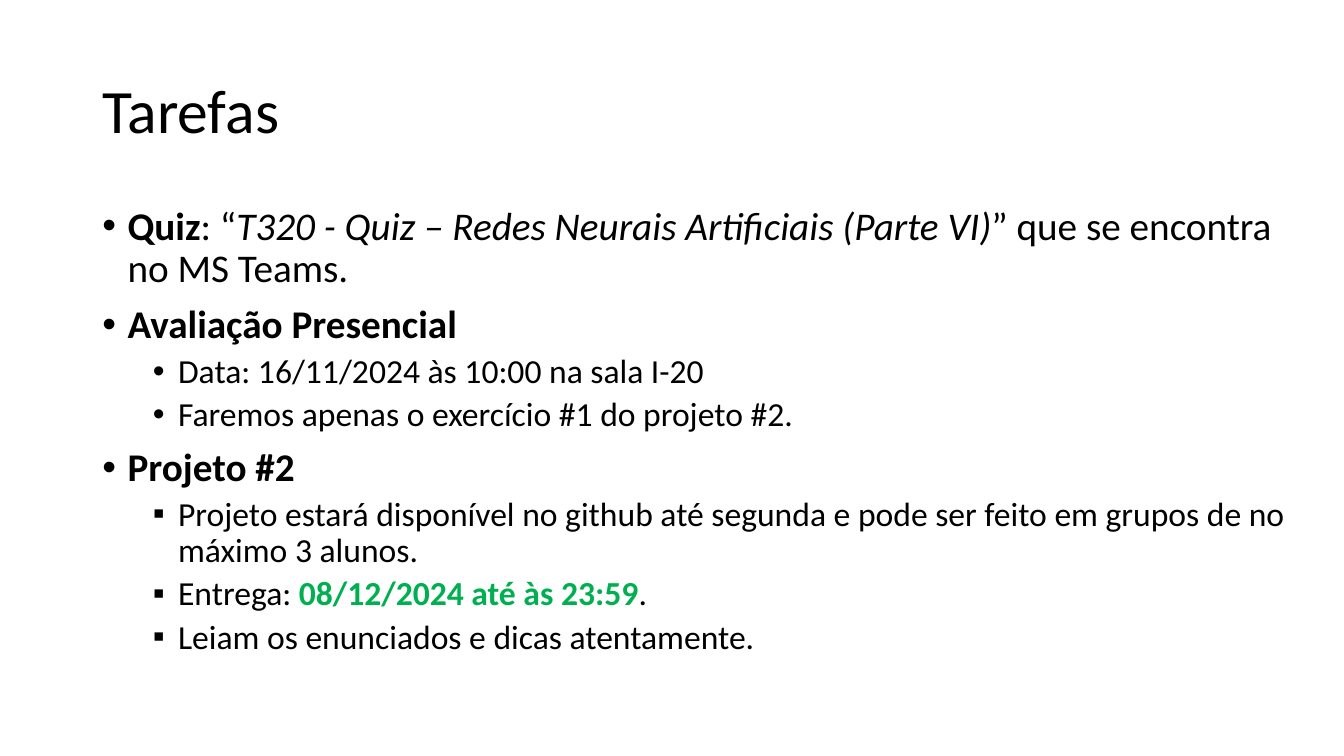
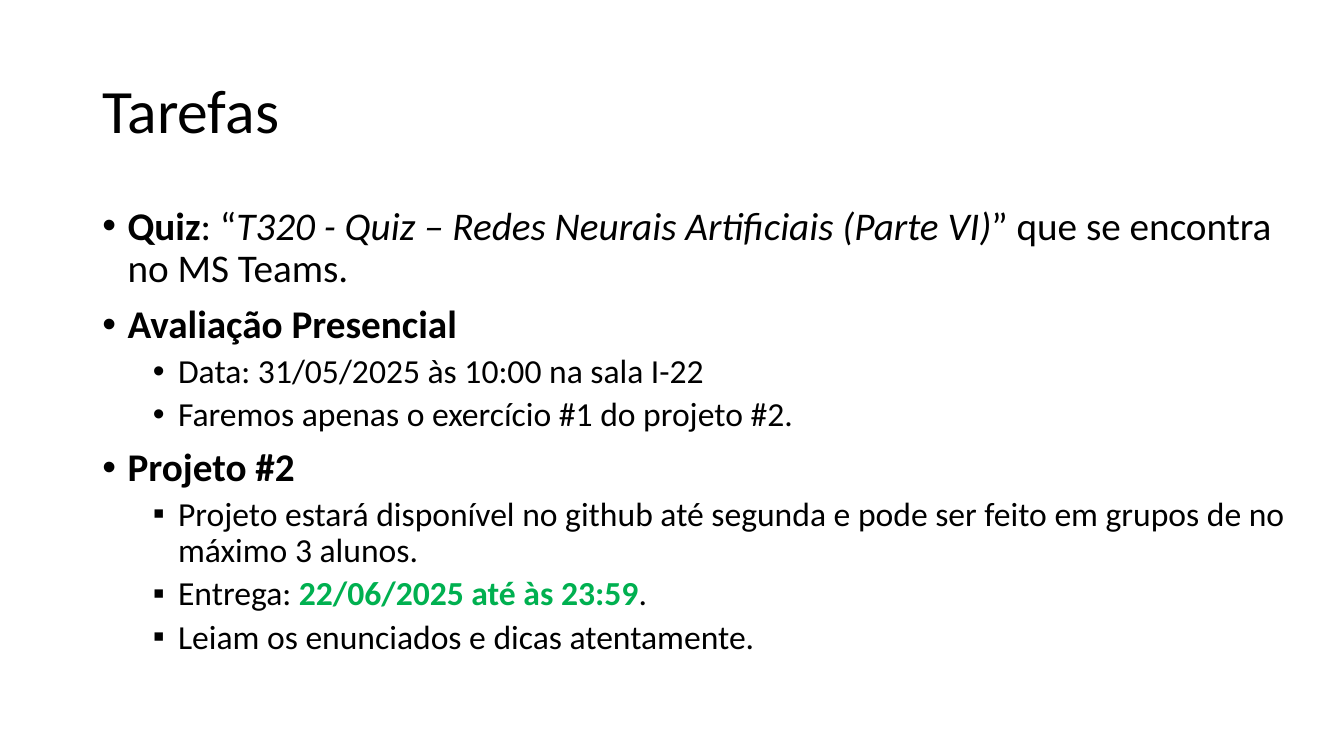
Before and after one commit to zz4fap/t320_aprendizado_de_maquina, a slide deck: slide 36 of slides/T320_Redes_Neurais_Artificiais (Parte III).pptx. Drawn at 1344x756 pixels with LibreOffice and Linux fonts; fonts in the diff are those of the drawing. Boxes give left, top, right and bottom in pixels: in the first picture for what was removed or moved away, otherwise in the second. Text is boxed around its words. In the diff, an @@ line names an element or a change of style, - is before the commit and + after.

Commit message:
update of slides

```diff
--- a/slides/T320_Redes_Neurais_Artificiais (Parte III).pptx
+++ b/slides/T320_Redes_Neurais_Artificiais (Parte III).pptx
@@ text at <box>178,359,704,385</box>: text changed @@
-  • Data: 16/11/2024 às 10:00 na sala I-20
+  • Data: 31/05/2025 às 10:00 na sala I-22
@@ text at <box>178,581,647,611</box>: text changed @@
-  ▪ Entrega: 08/12/2024 até às 23:59.
+  ▪ Entrega: 22/06/2025 até às 23:59.
```
Also in this commit, not shown: 1 other file.
